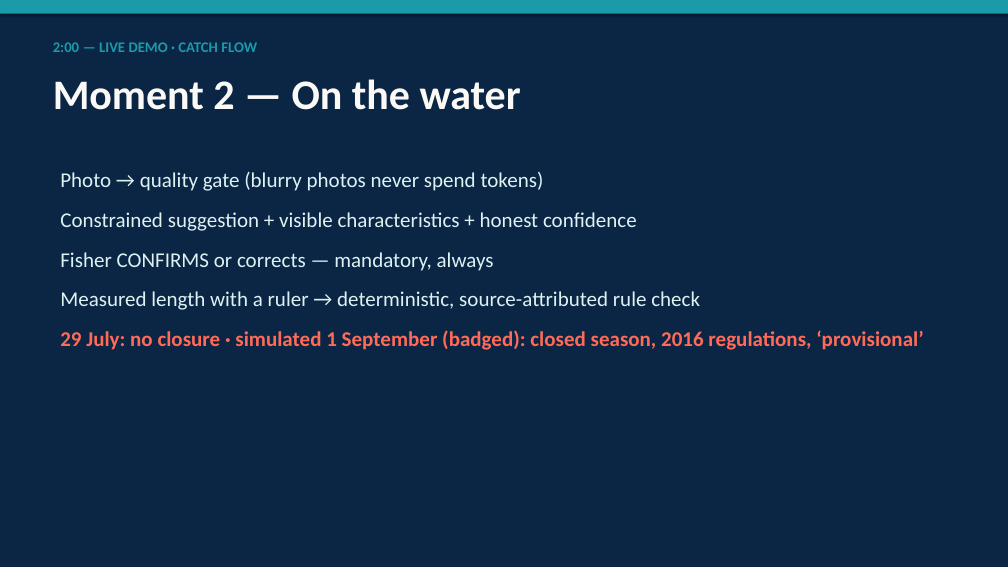
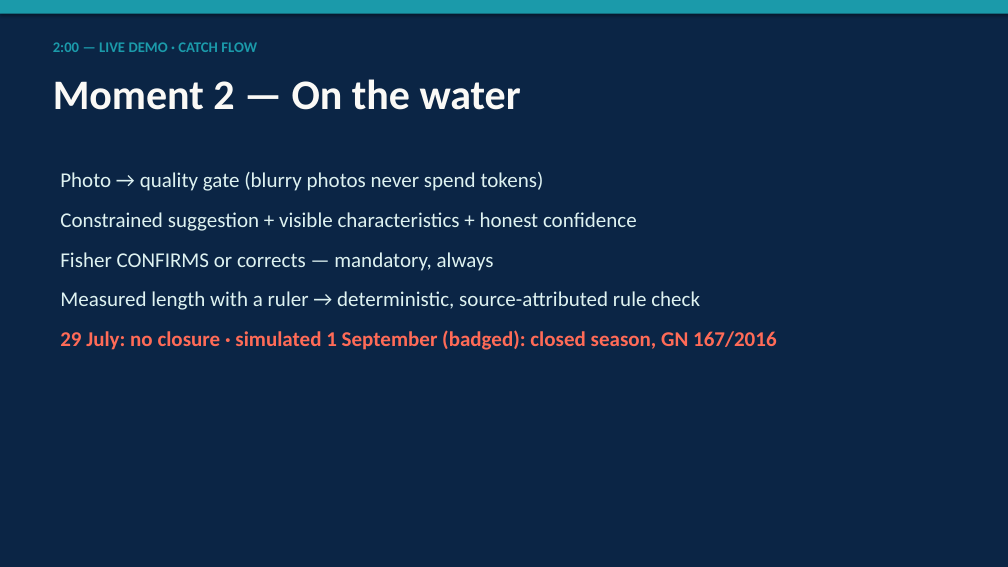
Before and after one commit to Sahil-singh11/HackathonMDX, a slide deck: slide 6 of presentation/Lamer_Konekte_5_Minute.pptx. Drawn at 1008x567 pixels with LibreOffice and Linux fonts; fonts in the diff are those of the drawing. Boxes give left, top, right and bottom in pixels: in the first picture for what was removed or moved away, otherwise in the second. Text is boxed around its words. In the diff, an @@ line names an element or a change of style, - is before the commit and + after.

```diff
--- a/presentation/Lamer_Konekte_5_Minute.pptx
+++ b/presentation/Lamer_Konekte_5_Minute.pptx
@@ text at (x1=60, y1=330, x2=777, y2=350): text changed @@
-29 July: no closure · simulated 1 September (badged): closed season, 2016 regulations, ‘provisional’
+29 July: no closure · simulated 1 September (badged): closed season, GN 167/2016
```
Also in this commit, not shown: 3 other slides changed, 1 slide added, 5 other files.
